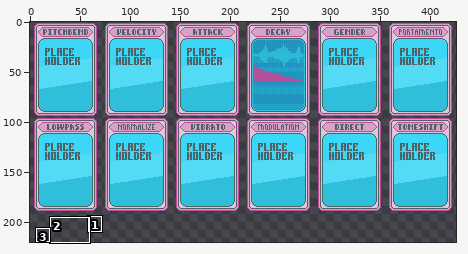
File history of a pixel-art file, dont_export/aseprite/tuning.aseprite. The picture above shows the old version from afar; the outline marks the close-up.
Close-up. Old version:
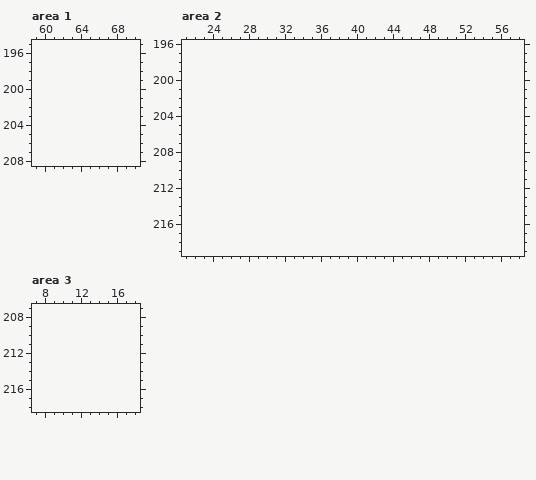
426x190 pixels, 1 frame. Colours within 5 levels of each other are drawn and written as one. Shown: area 1: x 59..70, y 195..208; area 2: x 21..58, y 196..219; area 3: x 7..18, y 207..218. The old version is drawn lined up with the new one, on the new canvas. The commit also changed other parts of the picture, which this record leaves out.
After the commit:
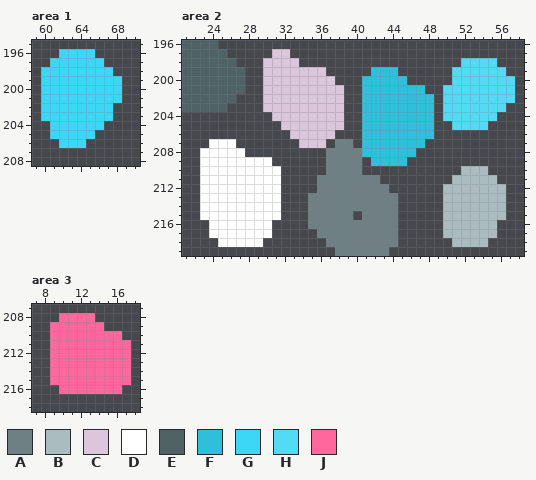
Palette (. is transparent): A #6e8084  B #aabcbf  C #dcc6db  D #ffffff  E #4f6367  F #30bfdb  G #3cd6f6  H #53daf5  J #ff679d
The edit:
canvas 426x190 -> 426x220
Area 1:
The author put colour G in row 196 at x 62 to 65; in row 197 at x 61 to 66; in row 198 at x 60 to 67; in rows 199 to 201 at x 60 to 68; in rows 202 to 203 at x 60 to 67; in row 204 at x 61 to 66.
The author put colour G in row 205 at x 61 to 65; in row 206 at x 62 to 64.
Area 2:
The author put colour A in row 207 at x 38 to 39; in rows 208 to 210 at x 37 to 40; in row 211 at x 36 to 42; in row 212 at x 36 to 43; in rows 213 to 214 at x 35 to 44; in row 215 at x 35 to 39 and 41 to 44.
The author put colour A in row 216 at x 35 to 44; in row 217 at x 36 to 44; in row 218 at x 37 to 44; in row 219 at x 38 to 43.
The author put colour B in row 210 at x 52 to 54; in row 211 at x 51 to 55; in rows 212 to 215 at x 50 to 56; in rows 216 to 217 at x 50 to 55; in row 218 at x 51 to 54.
The author put colour C in row 197 at x 31 to 32; in row 198 at x 30 to 33; in row 199 at x 30 to 36; in row 200 at x 30 to 37; in rows 201 to 203 at x 30 to 38; in row 204 at x 31 to 38.
The author put colour C in row 205 at x 32 to 38; in row 206 at x 33 to 37; in row 207 at x 34 to 36.
The author put colour D in row 207 at x 24 to 26; in row 208 at x 23 to 27; in row 209 at x 23 to 30; in rows 210 to 215 at x 23 to 31; in rows 216 to 217 at x 24 to 30; in row 218 at x 25 to 29.
The author put colour E in row 196 at x 21 to 24; in row 197 at x 21 to 25; in row 198 at x 21 to 26; in rows 199 to 201 at x 21 to 27; in row 202 at x 21 to 26; in row 203 at x 21 to 25.
The author put colour F in row 199 at x 42 to 44; in row 200 at x 41 to 45; in row 201 at x 41 to 47; in rows 202 to 206 at x 41 to 48; in row 207 at x 41 to 47; in row 208 at x 41 to 46.
The author put colour F in row 209 at x 42 to 45.
The author put colour H in row 198 at x 52 to 55; in row 199 at x 51 to 56; in row 200 at x 51 to 57; in rows 201 to 202 at x 50 to 57; in row 203 at x 50 to 56; in row 204 at x 50 to 55.
The author put colour H in row 205 at x 51 to 54.
Area 3:
The author put colour J in row 208 at x 10 to 13; in row 209 at x 9 to 14; in row 210 at x 9 to 16; in rows 211 to 215 at x 9 to 17; in row 216 at x 10 to 16.
Boxes around the changes in both close-ups, in picture pixels (x1, y1, x2, y2):
added: (41, 49, 122, 148)
added: (182, 40, 515, 256)
added: (50, 313, 131, 394)
